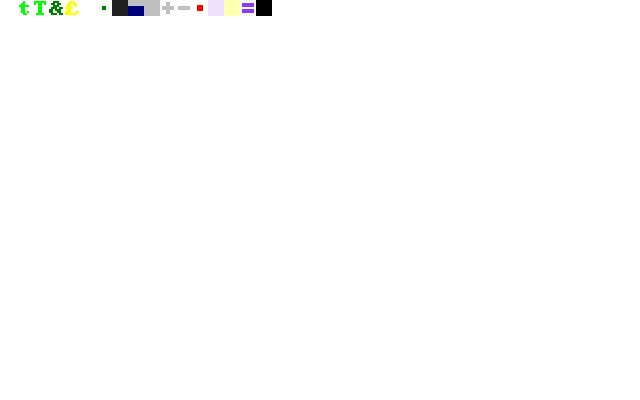
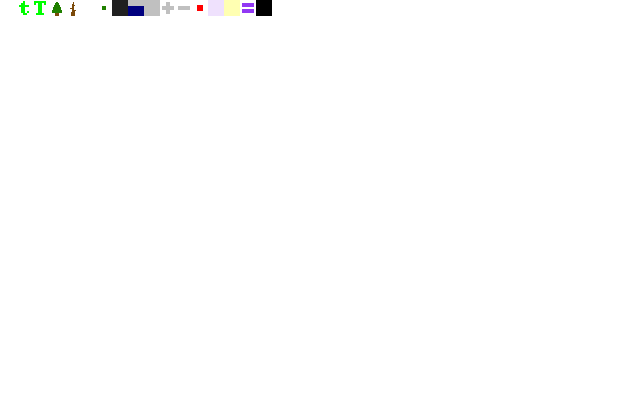
Layered file, before and after one edit (640px x 400px). Changes by layer:
renamed "dot (white) copy" to "dot (green)", painted on it over left=102, top=6, right=106, bottom=10
painted on "£" over left=65, top=1, right=79, bottom=16
painted on "&" over left=49, top=1, right=63, bottom=16
